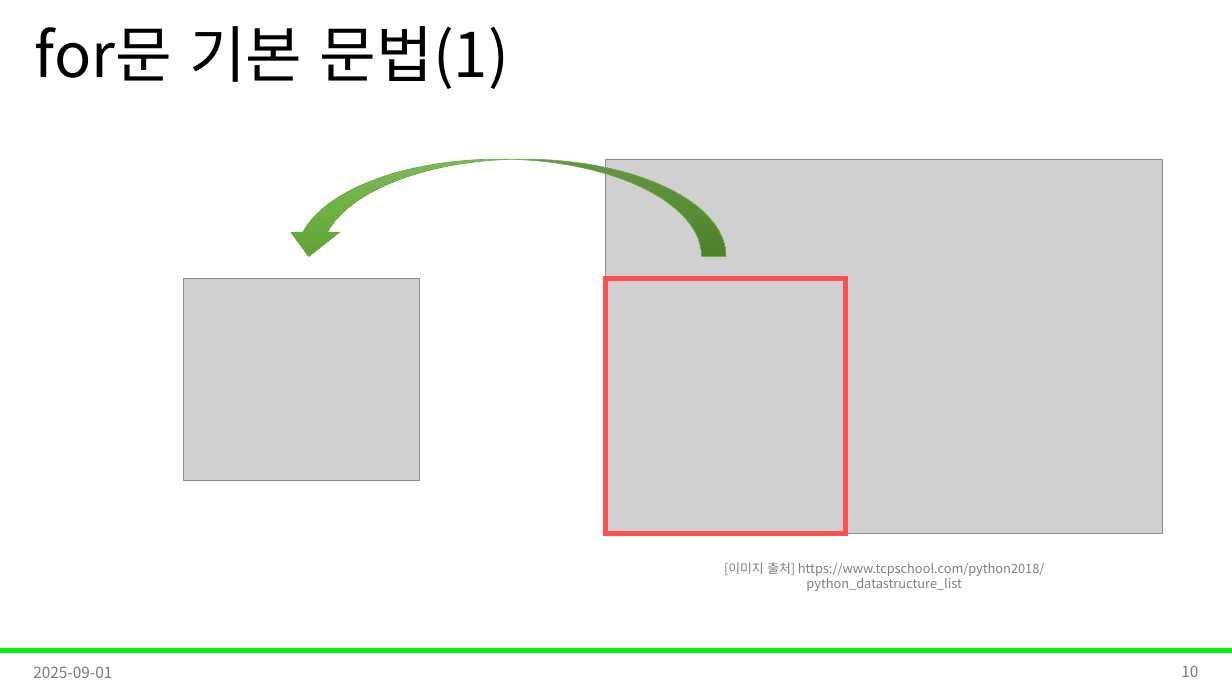
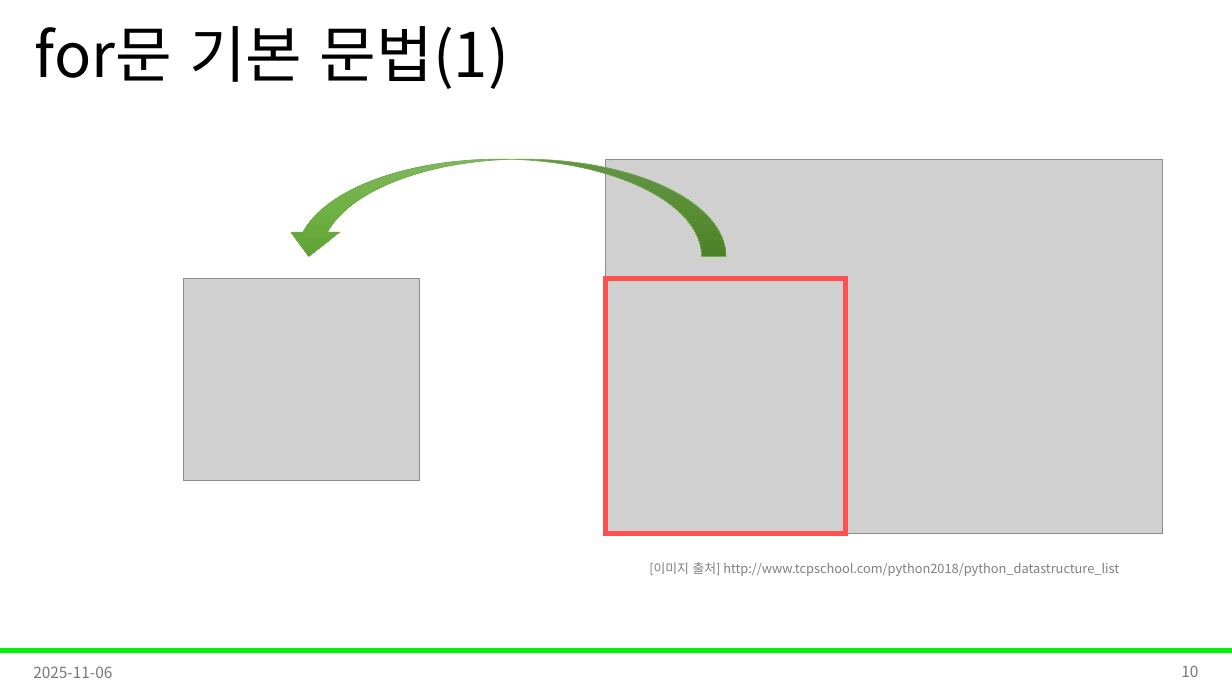
Before and after one commit to Leader-Lesson/KDT_RE_5th, a slide deck: slide 10 of material/2_Python/09_1_반복문_for.pptx. Drawn at 1232x693 pixels with LibreOffice and Linux fonts; fonts in the diff are those of the drawing; grey boxes stand for pictures; background and template pictures are left out. Boxes give left, top, right and bottom in pixels: in the first picture for what was removed or moved away, otherwise in the second. Text is boxed around its words. In the diff, an @@ line names an element or a change of style, - is before the commit and + after.

Commit message:
파이썬 기본 문법 ppt 메모 추가

```diff
--- a/material/2_Python/09_1_반복문_for.pptx
+++ b/material/2_Python/09_1_반복문_for.pptx
@@ text at bbox=[649, 562, 1119, 576]: text changed @@
-[이미지 출처] https://www.tcpschool.com/python2018/python_datastructure_list
+[이미지 출처] http://www.tcpschool.com/python2018/python_datastructure_list
@@ text at bbox=[33, 666, 112, 678]: text changed @@
-2025-09-01
+2025-11-06
```
Also in this commit, not shown: 36 other slides changed, 4 other files.
